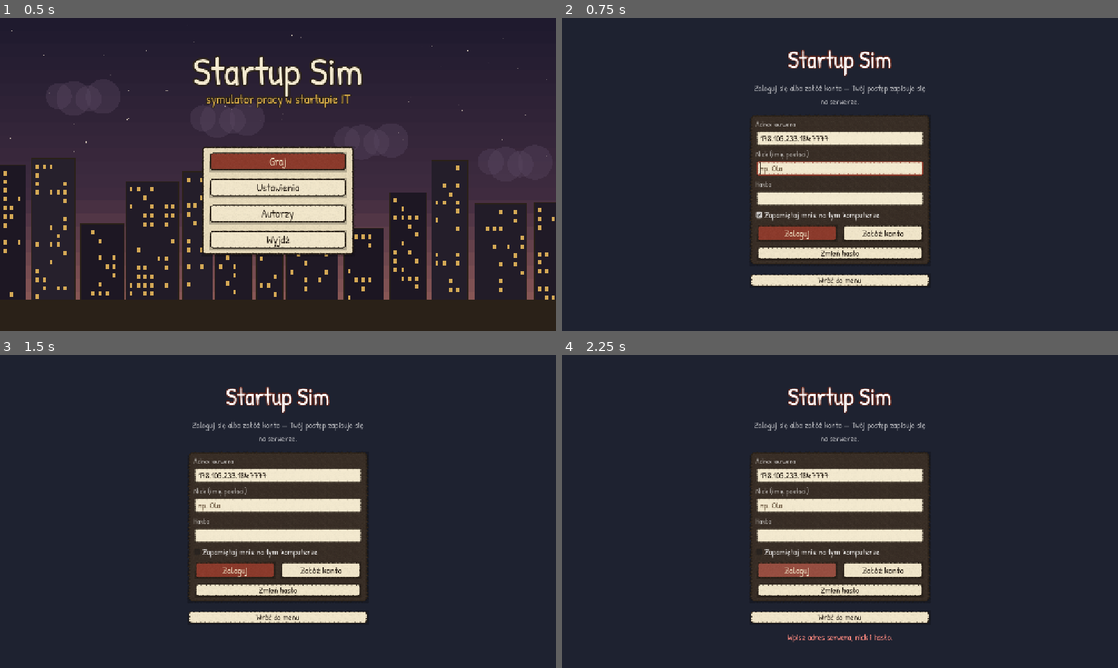
Above: before the commit, frames 1-4 (two rows, left to right).
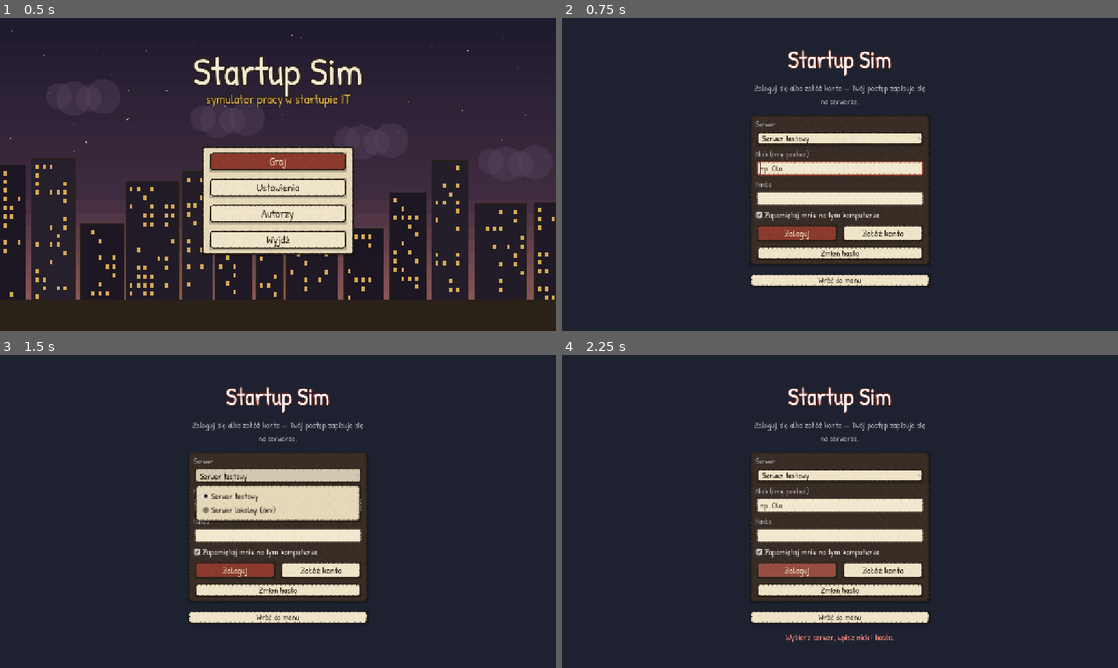
Above: after the commit, the same moments.

Repository: MarSzo/startup-sim
Game: Godot game, scene res://main.tscn
The game is run twice, just before and just after one commit, with the same random seed, the same clock (stepped at 60 frames per second) and the same inputs.
Inputs:
- Up to frame 1 (0.5 s): no input
- Up to frame 2 (0.75 s): click "Graj" at 0.5 s
- Up to frame 3 (1.5 s): click "Zapamiętaj mnie na tym komput…" (after the commit: "Serwer testowy") at 1.25 s
- Up to frame 4 (2.25 s): click "Zaloguj" at 2 s

Frame 1 is identical in both runs. In frame 2, 0.7% of the frame differs, in the area x 34-65%, y 32-41%; in frame 3, 3.8%, in the area x 34-65%, y 32-65%; in frame 4, 0.9%.

Commit message:
Logowanie: wybór serwera z listy po nazwie, bez adresu IP
- Lista serwerów (Serwer testowy; z edytora także Serwer lokalny (dev)),
  adres zostaje w kodzie.
- Zapamiętane logowanie i błędy pokazują nazwę serwera, pole adresu przy
  tworzeniu postaci ukryte.

Co-Authored-By: Claude Opus 5.5 <noreply@anthropic.com>

Diff:
--- a/client/main.gd
+++ b/client/main.gd
@@ -150,15 +150,17 @@
 			_on_connect_pressed(start.nick_edit.text.strip_edges(), start.profile(), start.addr_edit.text)
 		else:
 			start.set_status(err, true)
-	if args.has("login-screen"):  # dev: straight to the login screen
+	if args.has("login-screen"):  # dev: straight to the login screen (=form: the form)
 		title_layer.visible = false
 		login_layer.visible = true
+		if args["login-screen"] == "form":
+			login._show_form.call_deferred()
 	if args.has("login"):
 		var np: PackedStringArray = str(args["login"]).split(":", true, 1)
 		title_layer.visible = false
 		login_layer.visible = true
 		login._show_form()
-		login.addr_edit.text = args.get("server", AuthClient.DEFAULT_SERVER)
+		login.set_address(args.get("server", AuthClient.DEFAULT_SERVER))
 		login.nick_edit.text = np[0]
 		login.pass_edit.text = np[1] if np.size() > 1 else ""
 		login._go.call_deferred("register" if args.has("register") else "login")
--- a/client/net/auth_client.gd
+++ b/client/net/auth_client.gd
@@ -9,8 +9,27 @@
 const NetClient = preload("res://net/net_client.gd")
 
 const PINS := "user://known_servers.cfg"
-## The game's server (the default in the login screen).
+## The game's servers, as the players see them (the address stays inside).
 const DEFAULT_SERVER := "178.105.233.184:7777"
+const SERVERS := [{"name": "Serwer testowy", "address": DEFAULT_SERVER}]
+## Run from the editor / `godot --path client`: a local server for development.
+const DEV_SERVER := {"name": "Serwer lokalny (dev)", "address": "127.0.0.1:7777"}
+
+
+## The servers to choose from (the local one only when developing).
+static func servers() -> Array:
+	var list: Array = SERVERS.duplicate()
+	if OS.has_feature("editor"):
+		list.append(DEV_SERVER)
+	return list
+
+
+## What to call a server in the UI (never its address).
+static func server_name(address: String) -> String:
+	for s in SERVERS + [DEV_SERVER]:
+		if s.address == address:
+			return s.name
+	return "Serwer lokalny" if address.begins_with("127.") or address.begins_with("localhost") else "Inny serwer"
 const SESSION := "user://auth.cfg"
 ## The name in the server's own certificate.
 const SELF_SIGNED_NAME := "startup-sim"
@@ -68,7 +87,7 @@
 	var tls := await _tls_for(address, base)
 	if tls == null:
 		_busy = false
-		return {"ok": false, "error": "Brak połączenia z serwerem logowania (%s)" % base.trim_suffix("api/")}
+		return {"ok": false, "error": "Brak połączenia z serwerem (%s)" % server_name(address)}
 	_http.set_tls_options(tls)
 	var err := _http.request(base + path, ["Content-Type: application/json"], HTTPClient.METHOD_POST, JSON.stringify(body))
 	if err != OK:
--- a/client/ui/character_screen.gd
+++ b/client/ui/character_screen.gd
@@ -21,6 +21,7 @@
 var city_edit := LineEdit.new()
 var email_edit := LineEdit.new()
 var addr_edit := LineEdit.new()
+var _addr_row: Array = []   # separator, caption, field
 var button := Button.new()
 var status := Label.new()
 
@@ -136,6 +137,11 @@
 	box.add_child(HSeparator.new())
 	addr_edit.placeholder_text = "127.0.0.1:7777"
 	_field(box, "Adres serwera", addr_edit)
+	# The address is only for development (guests); players pick a server when
+	# logging in and never see an address.
+	_addr_row = [box.get_child(box.get_child_count() - 3), box.get_child(box.get_child_count() - 2), addr_edit]
+	for c in _addr_row:
+		c.visible = OS.has_feature("editor")
 	return box
 
 
@@ -285,6 +291,8 @@
 	nick_edit.editable = false
 	addr_edit.text = address
 	addr_edit.editable = false
+	for c in _addr_row:
+		c.visible = false
 	set_status("Konto %s gotowe — stwórz postać." % nick)
 
 
--- a/client/ui/login_screen.gd
+++ b/client/ui/login_screen.gd
@@ -1,4 +1,5 @@
-## Logging in before the game: server address, nick (= the account and the
+## Logging in before the game: the server (picked from a list, by name —
+## the address stays hidden), nick (= the account and the
 ## character's name), password; "Załóż konto", "Zmień hasło", "Zapamiętaj
 ## mnie". With a remembered login: "Graj jako X" / "Wyloguj".
 extends Control
@@ -11,7 +12,8 @@
 signal back
 
 var auth                         # AuthClient node (from main)
-var addr_edit := LineEdit.new()
+var server_opt := OptionButton.new()
+var _servers: Array = []     # [{name, address}] in the list
 var nick_edit := LineEdit.new()
 var pass_edit := LineEdit.new()
 var new_pass_edit := LineEdit.new()
@@ -79,8 +81,8 @@
 	# The form.
 	_form.add_theme_constant_override("separation", 6)
 	inner.add_child(_form)
-	addr_edit.placeholder_text = AuthClient.DEFAULT_SERVER
-	_field("Adres serwera", addr_edit)
+	_fill_servers()
+	_field("Serwer", server_opt)
 	nick_edit.max_length = 16
 	nick_edit.placeholder_text = "np. Ola"
 	_field("Nick (imię postaci)", nick_edit)
@@ -110,13 +112,13 @@
 	_change_btn = Ink.button("Zmień hasło")
 	_change_btn.pressed.connect(_toggle_change)
 	_form.add_child(_change_btn)
-	for e in [addr_edit, nick_edit, pass_edit, new_pass_edit]:
+	for e in [nick_edit, pass_edit, new_pass_edit]:
 		e.text_submitted.connect(func(_t): _go("password" if _changing else "login"))
 
 	_trust_btn = Ink.button("Zaufaj nowemu certyfikatowi serwera", false, true)
 	_trust_btn.visible = false
 	_trust_btn.pressed.connect(func():
-		AuthClient.forget_pin(addr_edit.text.strip_edges())
+		AuthClient.forget_pin(address())
 		_trust_btn.visible = false
 		set_status("Zapomniany. Spróbuj jeszcze raz."))
 	outer.add_child(_trust_btn)
@@ -131,6 +133,35 @@
 	_load_defaults()
 
 
+func _fill_servers() -> void:
+	server_opt.clear()
+	_servers = AuthClient.servers()
+	for s in _servers:
+		server_opt.add_item(s.name)
+	server_opt.disabled = _servers.size() == 1  # nothing to choose (yet)
+
+
+## The chosen server's address.
+func address() -> String:
+	var i := server_opt.selected
+	return _servers[i].address if i >= 0 and i < _servers.size() else AuthClient.DEFAULT_SERVER
+
+
+## Choose a server by address (one not on the list — a dev --server — is added).
+func set_address(a: String) -> void:
+	for i in _servers.size():
+		if _servers[i].address == a:
+			server_opt.select(i)
+			return
+	if a == "" or not OS.has_feature("editor"):
+		server_opt.select(0)
+		return
+	_servers.append({"name": AuthClient.server_name(a), "address": a})
+	server_opt.add_item(AuthClient.server_name(a))
+	server_opt.disabled = false
+	server_opt.select(_servers.size() - 1)
+
+
 func _fit() -> void:
 	position = Vector2.ZERO
 	size = get_viewport_rect().size
@@ -162,9 +193,7 @@
 
 func _load_defaults() -> void:
 	var r := AuthClient.remembered()
-	addr_edit.text = r.get("address", AuthClient.DEFAULT_SERVER)
-	if addr_edit.text == "":
-		addr_edit.text = AuthClient.DEFAULT_SERVER
+	set_address(r.get("address", AuthClient.DEFAULT_SERVER))
 	nick_edit.text = r.get("nick", "")
 
 
@@ -176,7 +205,7 @@
 	if r.is_empty():
 		_show_form()
 	else:
-		_quick_label.text = "Zalogowano jako %s\n(%s)" % [r.nick, r.address]
+		_quick_label.text = "Zalogowano jako %s\n(%s)" % [r.nick, AuthClient.server_name(r.address)]
 		_quick.visible = true
 		_form.visible = false
 
@@ -214,11 +243,11 @@
 		return
 	if _changing and what == "login":
 		what = "password"
-	var addr := addr_edit.text.strip_edges()
+	var addr := address()
 	var nick := nick_edit.text.strip_edges()
 	var pw := pass_edit.text
 	if addr == "" or nick == "" or pw == "":
-		set_status("Wpisz adres serwera, nick i hasło.", true)
+		set_status("Wybierz serwer, wpisz nick i hasło.", true)
 		return
 	_set_busy(true)
 	set_status("Łączenie z serwerem logowania…")
@@ -254,7 +283,7 @@
 	_set_busy(false)
 	if not r.get("ok", false):
 		AuthClient.forget()
-		addr_edit.text = r0.address
+		set_address(r0.address)
 		nick_edit.text = r0.nick
 		_show_form()
 		set_status(str(r.get("error", "Zaloguj się ponownie.")), true)
Not shown, changed: deploy/README.md
Not shown, changed: docs/GDD.md
